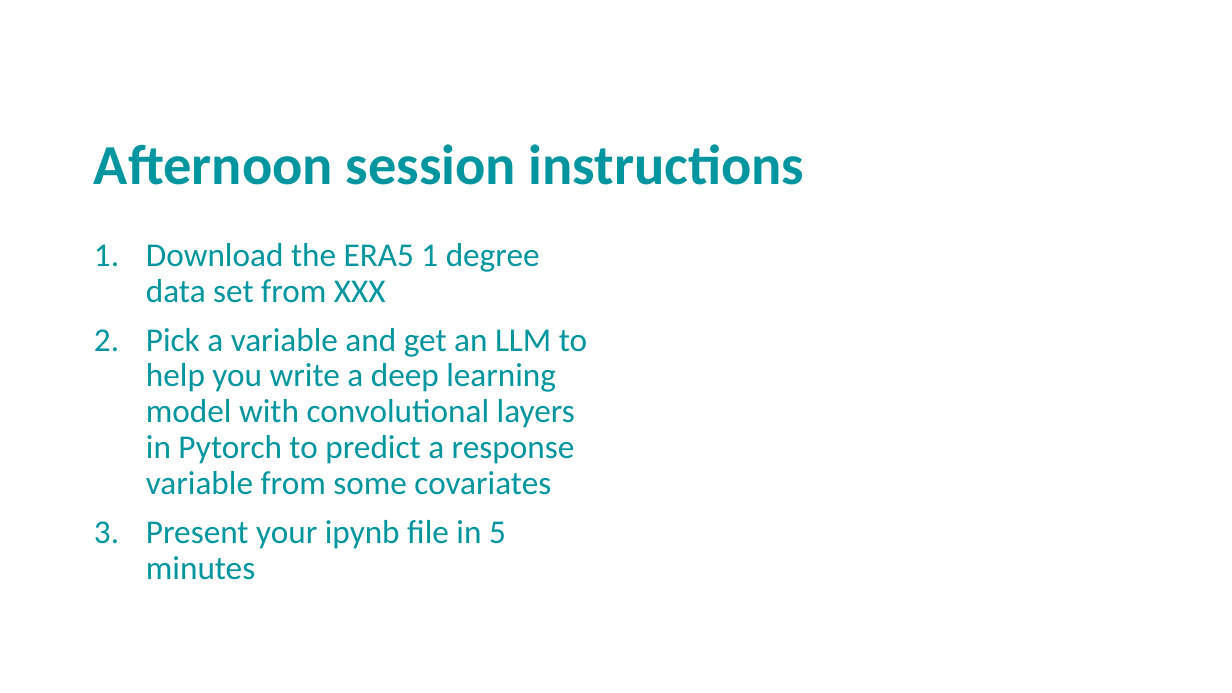
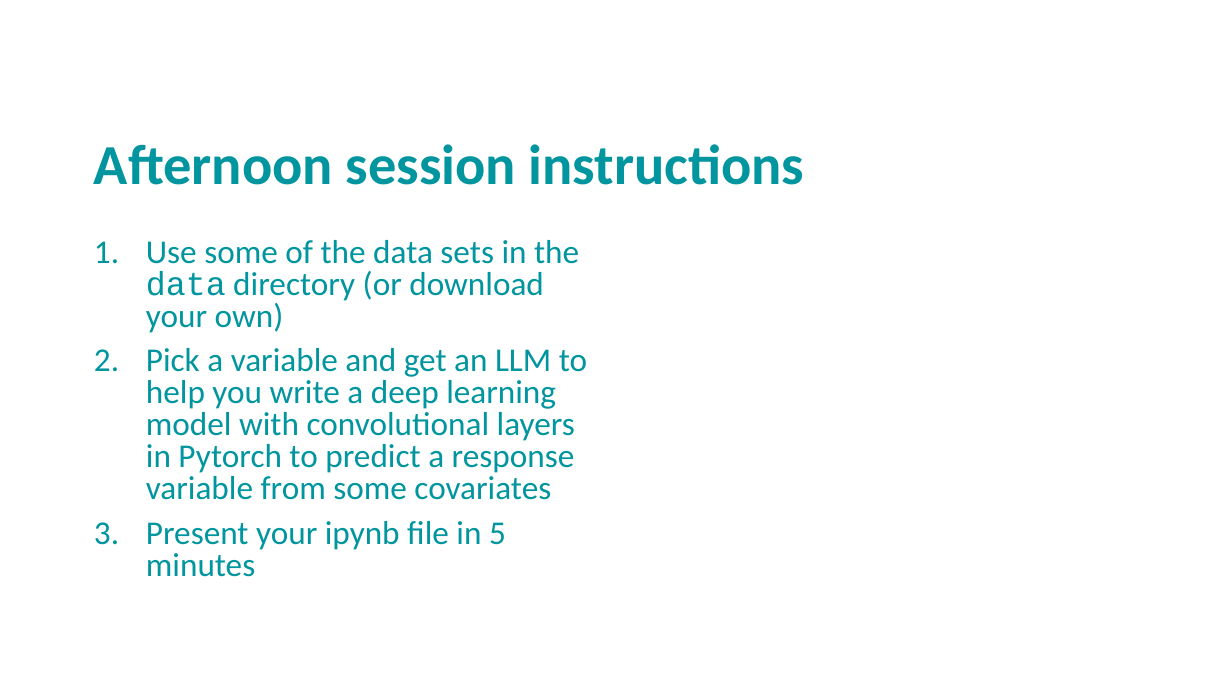
Before and after one commit to andrewcparnell/STAT41130, a slide deck: slide 31 of slides/day 2/D2C2_DL_CNN.pptx (slide 32 before the commit). Drawn at 1232x693 pixels with LibreOffice and Linux fonts; fonts in the diff are those of the drawing; background and template pictures are left out. Boxes give left, top, right and bottom in pixels: in the first picture for what was removed or moved away, otherwise in the second. Text is boxed around its words. In the diff, an @@ line names an element or a change of style, - is before the commit and + after.

```diff
--- a/slides/day 2/D2C2_DL_CNN.pptx
+++ b/slides/day 2/D2C2_DL_CNN.pptx
@@ text at (146,240,579,333): text changed @@
-1. Download the ERA5 1 degree data set from XXX
+1. Use some of the data sets in the data directory (or download your own)
@@ text at (146,348,587,577): line spacing 0.9 to 0.8 @@
```
Also in this commit, not shown: 26 other slides changed, 1 slide removed, 1 other file.
